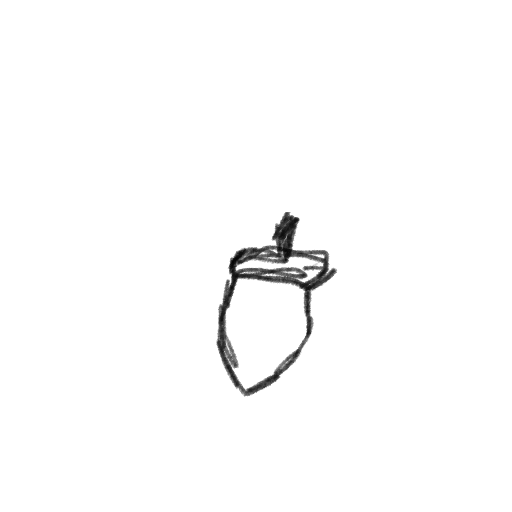
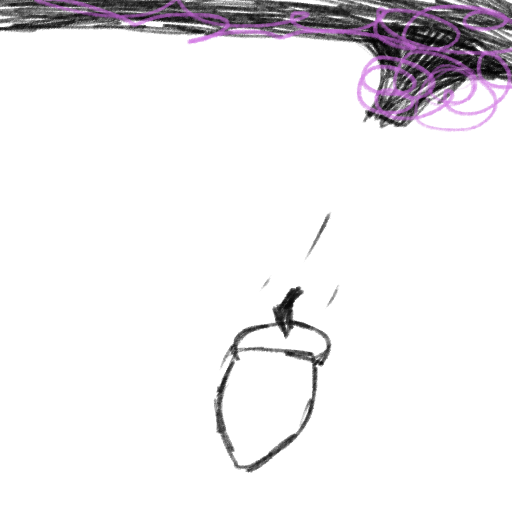
Layer changes from the first w=512, h=512 image to the second:
hid "0060", painted on it over box(0, 0, 512, 473)
painted on "0050" over box(0, 0, 512, 309)
painted on "0040" over box(0, 0, 512, 298)
hid "0030", painted on it over box(0, 0, 512, 473)
painted on "0020" over box(0, 0, 512, 421)
hid "0010" over box(0, 0, 512, 473)
